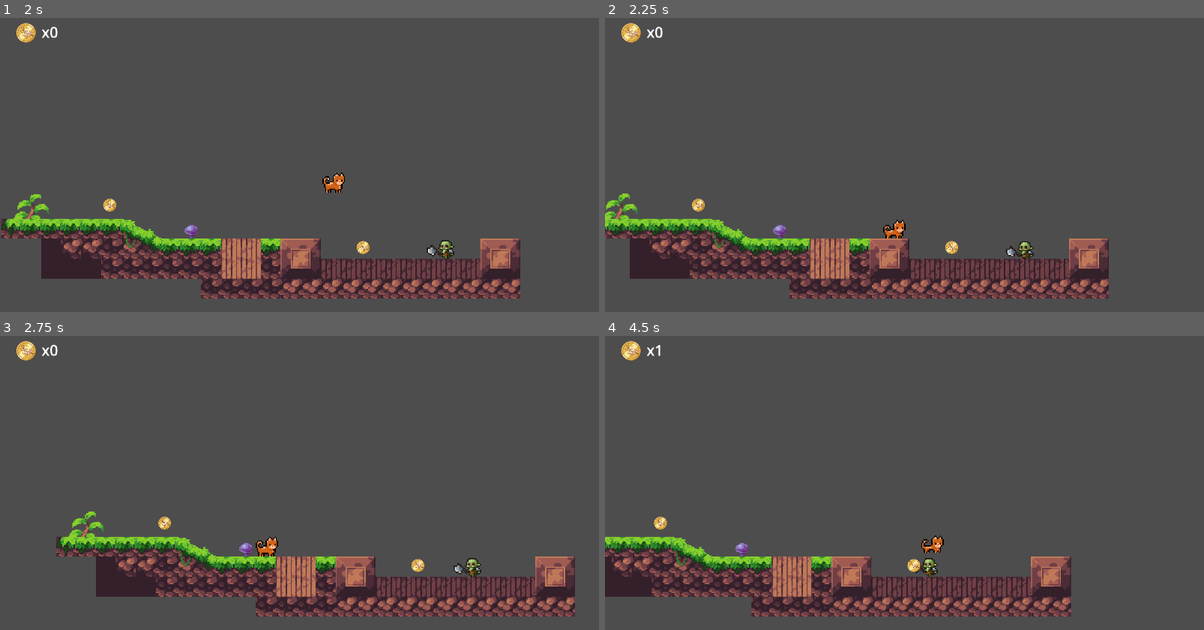
Above: before the commit, frames 1-4 (two rows, left to right).
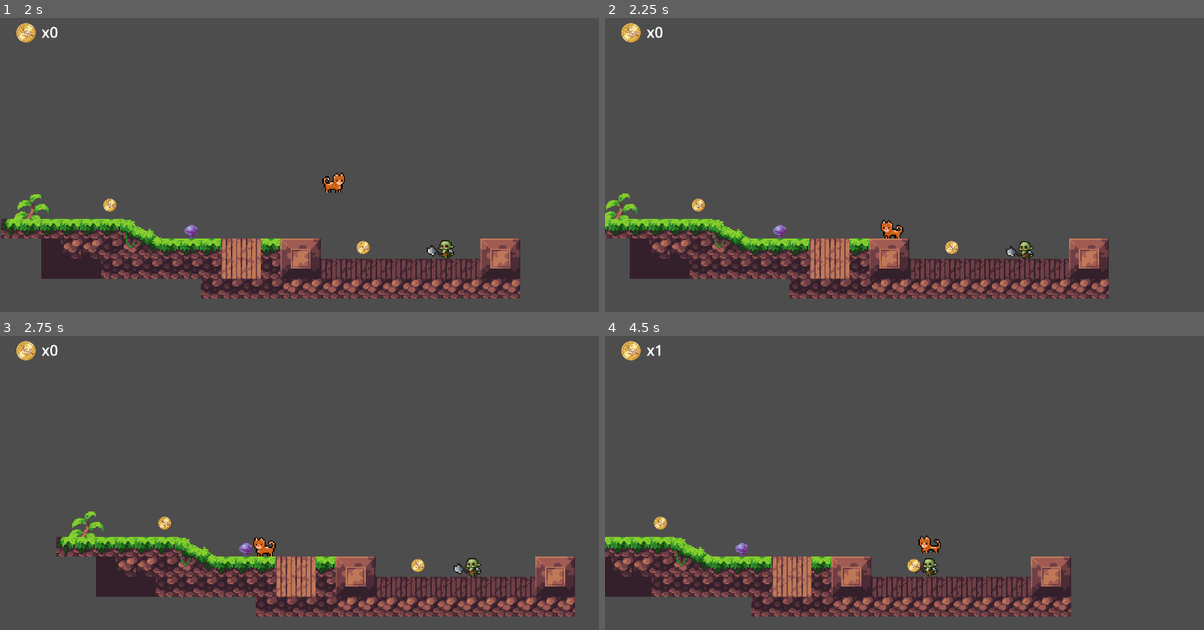
Above: after the commit, the same moments.

Repository: ionutincau/cats
Game: Godot game, scene res://scenes/game.tscn
Two runs of this game, one before a commit and one after it. Both use one fixed random seed, a clock stepped at 60 frames per second and the inputs below.
Inputs:
- Up to frame 1 (2 s): tap Enter (ui_accept) at 0.5, 0.77, 1.52 s; hold Right (ui_right) from 0.53 s (still down)
- Up to frame 2 (2.25 s): release Right (ui_right) at 2.03 s; hold Left (ui_left) from 2.03 s (still down)
- Up to frame 3 (2.75 s): keep holding Left (ui_left)
- Up to frame 4 (4.5 s): release Left (ui_left) at 2.78 s; hold Right (ui_right) 2.78-4.28 s; tap Enter (ui_accept) at 3.02, 3.77 s; hold Left (ui_left) from 4.28 s (still down)

Frame 1 is identical in both runs. In frame 2, 0.2% of the frame differs, in the area x 46-51%, y 68-75%; in frame 3, 0.2%, in the area x 42-47%, y 68-75%; in frame 4, 0.2%.

Commit message:
player flips

Diff:
--- a/scripts/player.gd
+++ b/scripts/player.gd
@@ -1,5 +1,6 @@
 extends CharacterBody2D
 
+@onready var animated_sprite_2d: AnimatedSprite2D = $AnimatedSprite2D
 
 const SPEED = 150.0
 const JUMP_VELOCITY = -300.0
@@ -17,6 +18,12 @@
 	# Get the input direction and handle the movement/deceleration.
 	# As good practice, you should replace UI actions with custom gameplay actions.
 	var direction := Input.get_axis("ui_left", "ui_right")
+
+	if direction > 0:
+		animated_sprite_2d.flip_h = false
+	elif direction < 0:
+		animated_sprite_2d.flip_h = true
+
 	if direction:
 		velocity.x = direction * SPEED
 	else:
